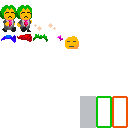
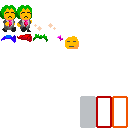
Layers edited between the first and the second w=128, h=128 image:
painted on "lifebar" over [80, 96, 112, 128]
